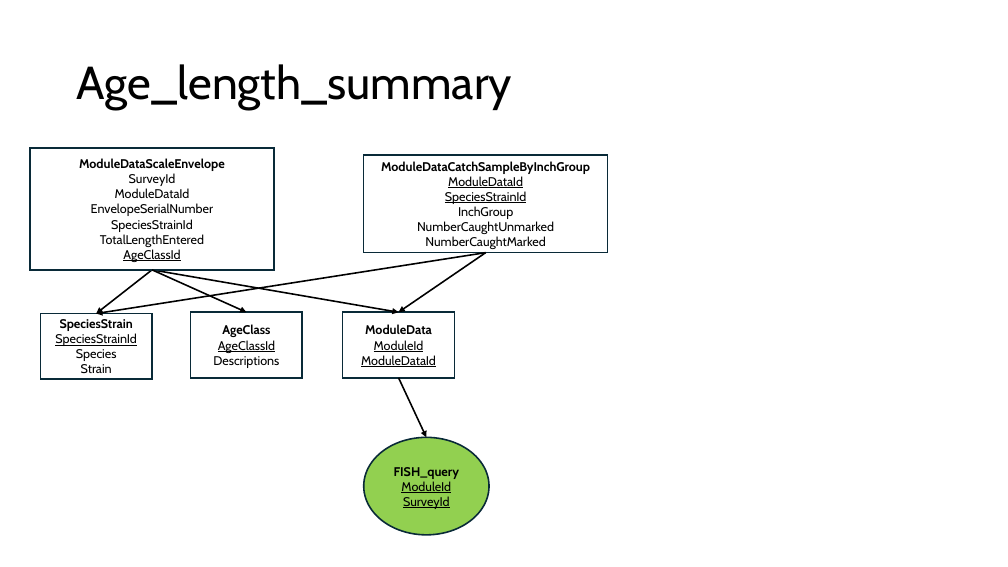
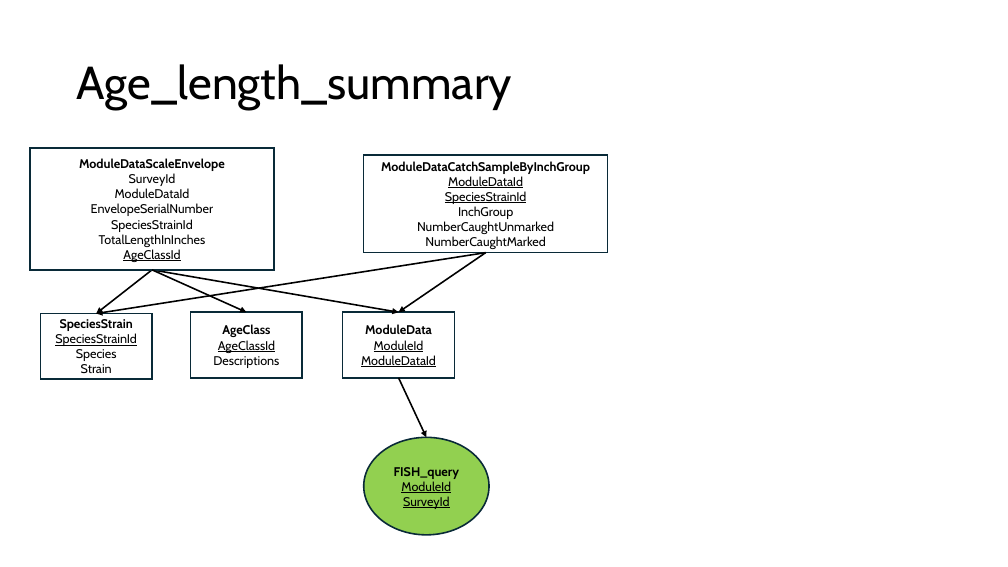
Before and after one commit to DNRFISH/MFA, a slide deck: slide 5 of dev/MFA_table_joins.pptx. Drawn at 1008x567 pixels with LibreOffice and Linux fonts; fonts in the diff are those of the drawing. Boxes give left, top, right and bottom in pixels: in the first picture for what was removed or moved away, otherwise in the second. Text is boxed around its words. In the diff, an @@ line names an element or a change of style, - is before the commit and + after.

Commit message:
updated after adding lengthFreqByEffort function

```diff
--- a/dev/MFA_table_joins.pptx
+++ b/dev/MFA_table_joins.pptx
@@ text in rectangle at <box>99,234,206,247</box>: text changed @@
-TotalLengthEntered
+TotalLengthInInches
```
Also in this commit, not shown: 1 other slide changed, 1 slide added.
